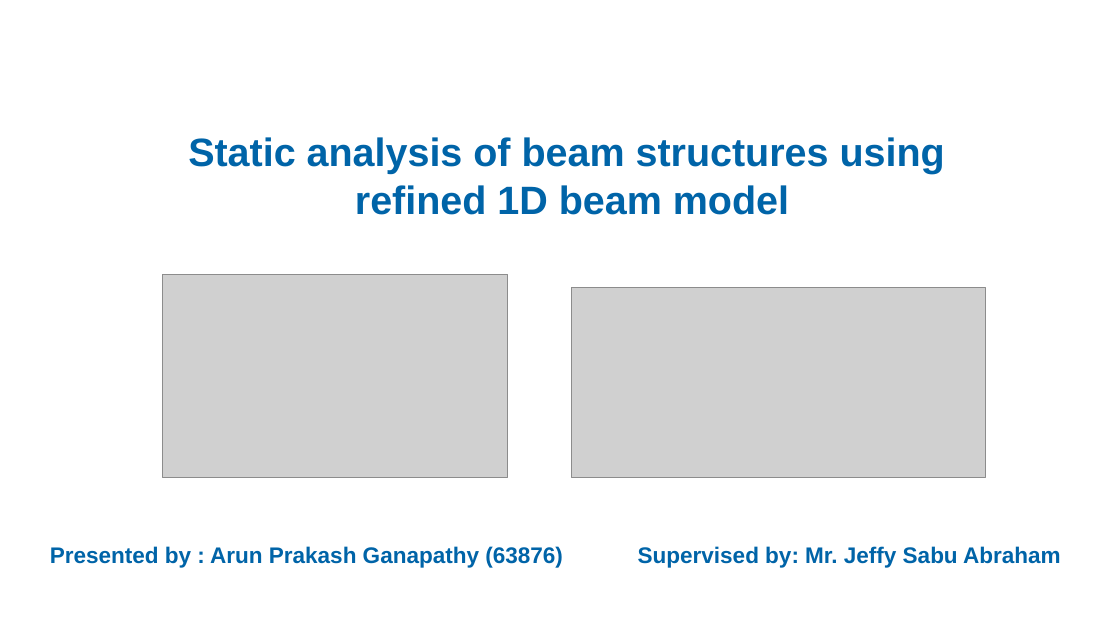
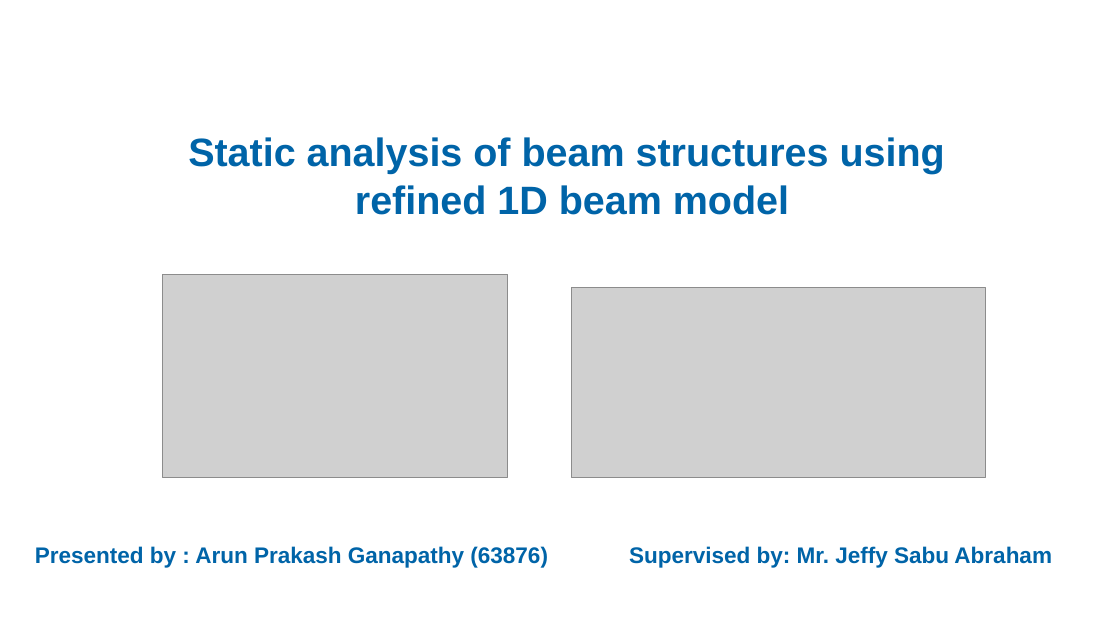
Before and after one commit to ARUN-PRAKASH-95/PPP-presentations, a slide deck: slide 1 of PPPSS19_63876_ARUN_PRAKASH_GANAPATHY.odp. Drawn at 1120x630 pixels with LibreOffice and Linux fonts; fonts in the diff are those of the drawing; grey boxes stand for pictures; background and template pictures are left out. Boxes give left, top, right and bottom in pixels: in the first picture for what was removed or moved away, otherwise in the second. Text is boxed around its words. In the diff, an @@ line names an element or a change of style, - is before the commit and + after.

```diff
--- a/PPPSS19_63876_ARUN_PRAKASH_GANAPATHY.odp
+++ b/PPPSS19_63876_ARUN_PRAKASH_GANAPATHY.odp
@@ text "Presented by : Arun Prakash ..." rewrapped from (50, 546, 1061, 568) to (35, 546, 1052, 568) @@
```
Also in this commit, not shown: 6 other slides changed, 8 other files.
